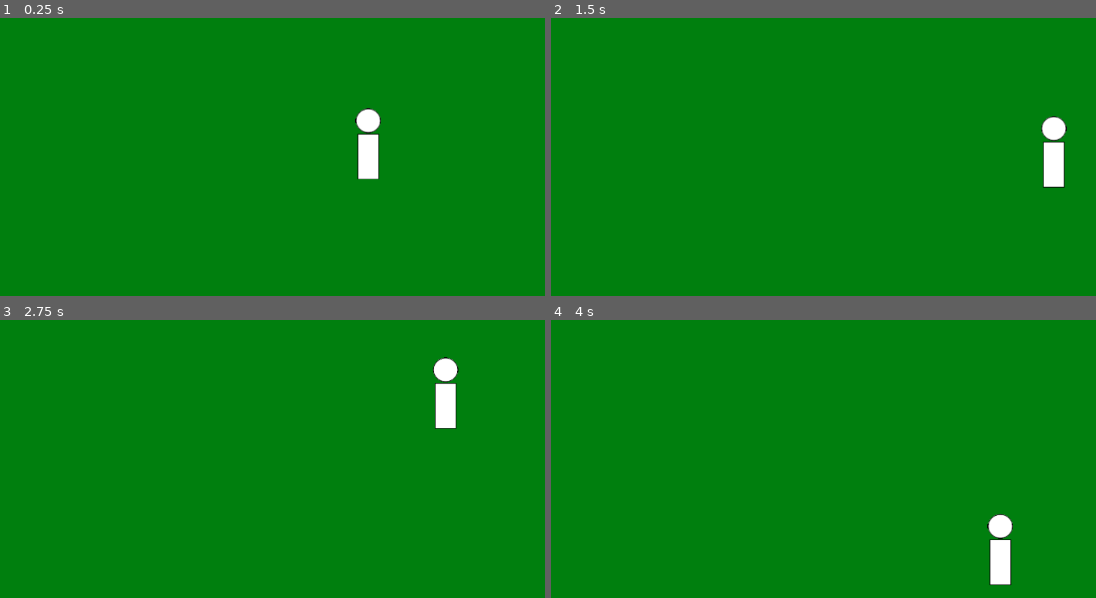
Above: before the commit, frames 1-4 (two rows, left to right).
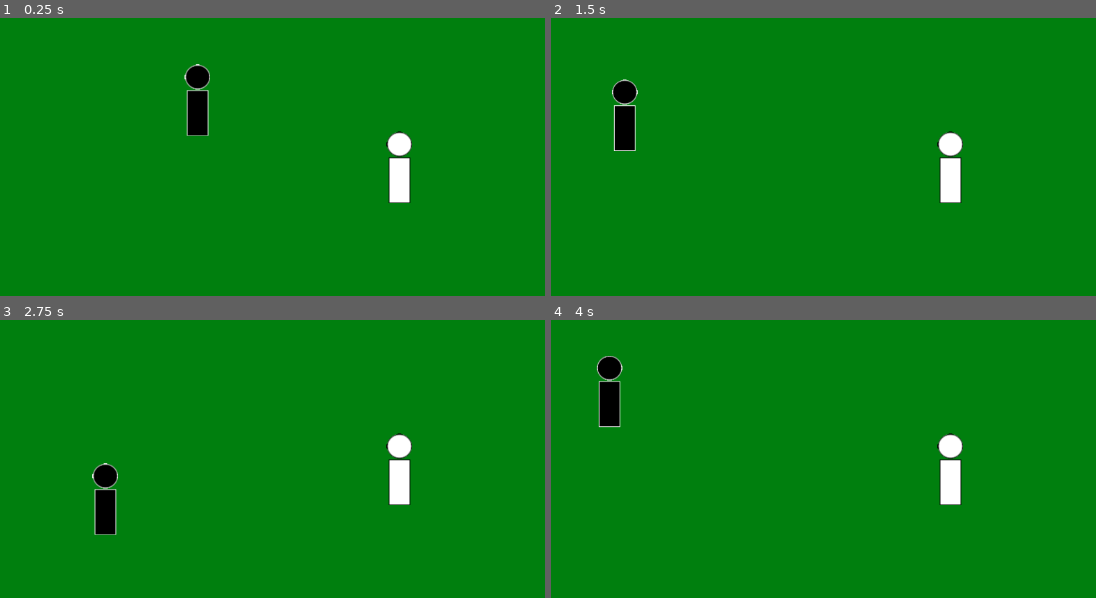
Above: after the commit, the same moments.

Repository: BChabowski/hns
Game: Godot game, scene res://world.tscn
The game is run twice, just before and just after one commit, with the same random seed, the same clock (stepped at 60 frames per second) and the same inputs.
Inputs (mouse positions are in pixels of both pictures, inside the frame that each line leads up to):
- Up to frame 1 (0.25 s): no input
- Up to frame 2 (1.5 s): tap Enter at 0.5 s; move the mouse to (outside the picture) at 0.52 s; click (outside the picture) at 0.67 s; drag from (790, 190) to (910, 257) at 1.27 s
- Up to frame 3 (2.75 s): move the mouse to (479, 370) at 2.02 s; click (479, 370) at 2.17 s
- Up to frame 4 (4 s): drag from (910, 559) to (709, 403) at 2.77 s; move the mouse to (outside the picture) at 3.52 s; click (outside the picture) at 3.67 s

The runs differ from the first frame. In frame 1, 3.1% of the frame differs, in the area x 33-76%, y 16-67%; in frame 2, 3.1%; in frame 3, 3.1%; in frame 4, 3.1%, in the area x 8-85%, y 12-96%.

Commit message:
Adds enemy placeholder

Diff:
--- /dev/null
+++ b/enemy_placeholder.gd
@@ -0,0 +1,17 @@
+extends CharacterBody2D
+
+var run_speed = 250
+var player = null
+
+func _physics_process(delta):
+	velocity = Vector2.ZERO
+	if player && global_position.distance_to(player.global_position) > 75:
+		velocity = global_position.direction_to(player.global_position) * run_speed
+	move_and_slide()
+
+func _on_detect_radius_body_entered(body: Node2D) -> void:
+	print("body")
+	player = body
+
+func _on_detect_radius_body_exited(body: Node2D) -> void:
+	player = null
--- /dev/null
+++ b/enemy_placeholder.tscn
@@ -0,0 +1,30 @@
+[gd_scene load_steps=5 format=3 uid="uid://yf4sybyc3ynp"]
+
+[ext_resource type="Script" uid="uid://btyhi6suseagn" path="res://enemy_placeholder.gd" id="1_hlmrv"]
+[ext_resource type="Texture2D" uid="uid://0mex8fqul7mn" path="res://textures/characters/enemy-character-placeholder.png" id="1_w5dmy"]
+
+[sub_resource type="CapsuleShape2D" id="CapsuleShape2D_hlmrv"]
+radius = 16.0
+height = 106.0
+
+[sub_resource type="CircleShape2D" id="CircleShape2D_hlmrv"]
+radius = 257.562
+
+[node name="EnemyPlaceholder" type="Node2D"]
+
+[node name="EnemyPlaceholder" type="CharacterBody2D" parent="."]
+script = ExtResource("1_hlmrv")
+
+[node name="EnemyCollision" type="CollisionShape2D" parent="EnemyPlaceholder"]
+shape = SubResource("CapsuleShape2D_hlmrv")
+
+[node name="EnemySprite" type="Sprite2D" parent="EnemyPlaceholder"]
+texture = ExtResource("1_w5dmy")
+
+[node name="DetectRadius" type="Area2D" parent="EnemyPlaceholder"]
+
+[node name="DetectRadiusCollision" type="CollisionShape2D" parent="EnemyPlaceholder/DetectRadius"]
+shape = SubResource("CircleShape2D_hlmrv")
+
+[connection signal="body_entered" from="EnemyPlaceholder/DetectRadius" to="EnemyPlaceholder" method="_on_detect_radius_body_entered"]
+[connection signal="body_exited" from="EnemyPlaceholder/DetectRadius" to="EnemyPlaceholder" method="_on_detect_radius_body_exited"]
--- a/pc.tscn
+++ b/pc.tscn
@@ -17,3 +17,5 @@
 
 [node name="PcSprite" type="Sprite2D" parent="PC"]
 texture = ExtResource("1_ukbfy")
+
+[node name="Camera2D" type="Camera2D" parent="PC"]
--- a/player_character.gd
+++ b/player_character.gd
@@ -8,17 +8,11 @@
 func _input(event):
 	if event is InputEventMouseButton:
 		if event.button_index == MOUSE_BUTTON_LEFT and event.pressed:
-			print("Left button was clicked at ", event.position)
 			target = get_global_mouse_position()
 			moving = true
-	# Use is_action_pressed to only accept single taps as input instead of mouse drags.
-	#if event.is_action_pressed(&"click"):
-		#print("Click")
-		#target = get_global_mouse_position()
 
 func _physics_process(delta):
 	velocity = global_position.direction_to(target) * speed
-	# look_at(target)
 	if moving:
 		if global_position.distance_to(target) > 10:
 			move_and_slide()
--- a/project.godot
+++ b/project.godot
@@ -13,3 +13,7 @@
 config/name="hack and slop"
 run/main_scene="uid://b2uj63fa7hd1y"
 config/features=PackedStringArray("4.4", "Forward Plus")
+
+[display]
+
+window/size/mode=2
--- a/world.tscn
+++ b/world.tscn
@@ -1,7 +1,8 @@
-[gd_scene load_steps=3 format=3 uid="uid://b2uj63fa7hd1y"]
+[gd_scene load_steps=4 format=3 uid="uid://b2uj63fa7hd1y"]
 
 [ext_resource type="Texture2D" uid="uid://5b7appys1nfl" path="res://textures/overworld/world-placeholder.png" id="1_fj7yv"]
 [ext_resource type="PackedScene" uid="uid://c4r2q48nkxnuq" path="res://pc.tscn" id="2_fj7yv"]
+[ext_resource type="PackedScene" uid="uid://yf4sybyc3ynp" path="res://enemy_placeholder.tscn" id="3_tlwt5"]
 
 [node name="World" type="Node2D"]
 
@@ -12,3 +13,6 @@
 
 [node name="PC" parent="." instance=ExtResource("2_fj7yv")]
 position = Vector2(531, 290)
+
+[node name="EnemyPlaceholder" parent="." instance=ExtResource("3_tlwt5")]
+position = Vector2(240, 193)
Not shown, added: enemy_placeholder.gd.uid
Binary file added: textures/characters/enemy-character-placeholder.png
Not shown, added: textures/characters/enemy-character-placeholder.png.import
